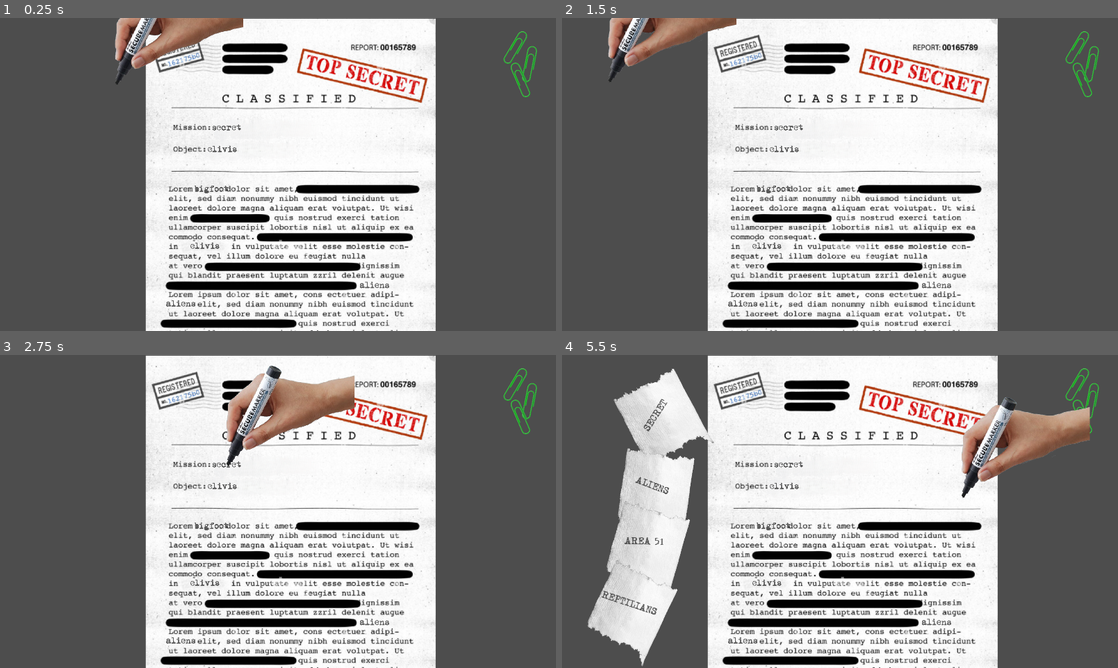
Above: before the commit, frames 1-4 (two rows, left to right).
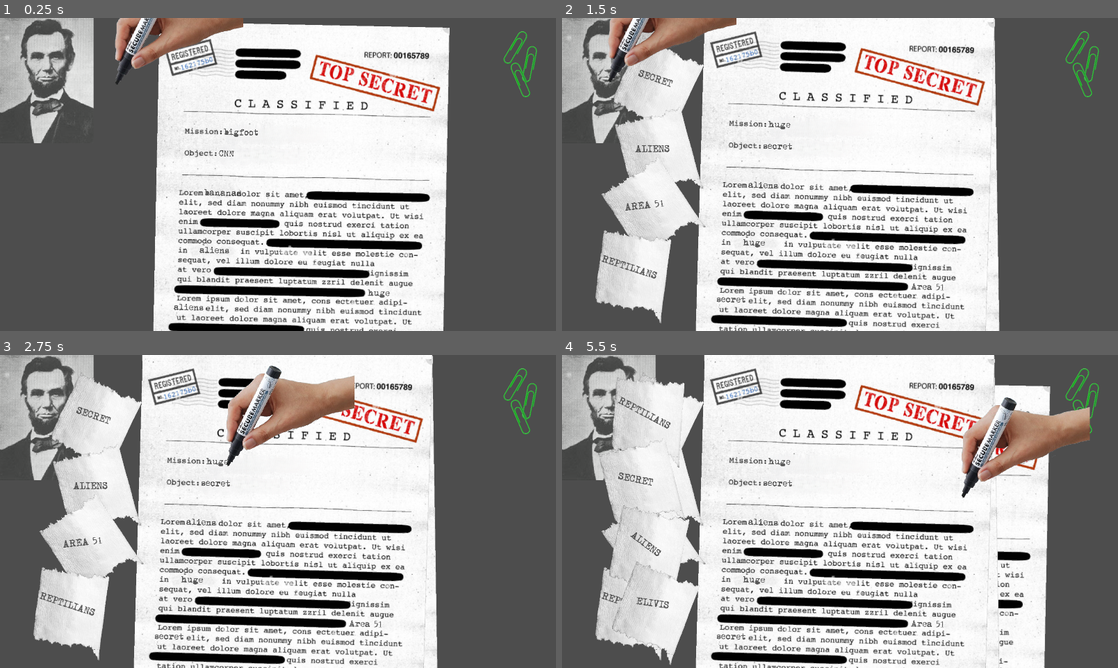
Above: after the commit, the same moments.

Repository: dx0ne/komiksjam2026
Game: Godot game, scene res://game.tscn
The game is run twice, just before and just after one commit, with the same random seed, the same clock (stepped at 60 frames per second) and the same inputs.
Inputs (mouse positions are in pixels of both pictures, inside the frame that each line leads up to):
- Up to frame 1 (0.25 s): no input
- Up to frame 2 (1.5 s): click (789, 127) at 0.52 s; click (606, 80) at 1.27 s
- Up to frame 3 (2.75 s): click (227, 464) at 2.02 s
- Up to frame 4 (5.5 s): click (606, 417) at 2.77 s; click (789, 464) at 3.52 s; click (606, 417) at 4.27 s; tap Enter at 5 s; move the mouse to (962, 495) at 5.02 s; hold 1 (rand_toilet_msg) from 5.03 s (still down); click (962, 495) at 5.17 s; tap Space (next_document, bound only after the commit) at 5.3 s

The runs differ from the first frame. In frame 1, 27% of the frame differs, in the area x 0-81%, y 0-100%; in frame 2, 29%; in frame 3, 28%; in frame 4, 31%, in the area x 0-88%, y 0-100%.
Error after the commit: Out of bounds set index '-1' (on base: 'PackedColorArray') (res://lines.gd:34)

Commit message:
label fixes and genrating papers and toiltes

Diff:
--- a/potty-secret/WordManager.gd
+++ b/potty-secret/WordManager.gd
@@ -4,6 +4,8 @@
 #var master_list: Array[String] = ["AAAAA", "BBBBB", "CCCCC", "DDDDD", "EEEEE", "FFFF"]
 
 var active_queue: Array[String] = []
+
+var current_toilet_words:Array[String] = [];
 
 func get_next_batch(count: int = 4) -> Array[String]:
 	if active_queue.size() < count:
--- a/potty-secret/game.gd
+++ b/potty-secret/game.gd
@@ -1,6 +1,6 @@
 extends Node2D
 
-@onready var node_2d: Node2D = $paper_node2d;
+
 @onready var marker: Node2D = $marker_Node2D;
 
 var viewport_size:Vector2;
@@ -9,22 +9,37 @@
 var line_color:Color = Color(Color.CRIMSON);
 
 const TOILET_SCN = preload("res://toilet_msg.tscn");
+const PAPER_SCN = preload("res://paper.tscn");
+
+var papers:Array[Paper];
+var current_paper_idx:int=-1;
+var paper_node: Node2D;;
+
+var current_words:Array[String];
 
 func _input(event):
 	if event.is_action_pressed("quit"):
 		get_tree().quit();
 	if event.is_action_pressed("rand_toilet_msg"):
 		new_tolilet_msgs();
+	if event.is_action_pressed("rand_document"):
+		add_document();
+	if event.is_action_pressed("next_document"):
+		next_document();
 	if event is InputEventMouseButton:
 		if event.button_index == MOUSE_BUTTON_WHEEL_UP and event.pressed:
-			node_2d.position.y+=50*event.factor;
-			node_2d.position.y= min(0,node_2d.position.y);
+			paper_node.position.y+=50*event.factor;
+			paper_node.position.y= min(0,paper_node.position.y);
 		if event.button_index == MouseButton.MOUSE_BUTTON_WHEEL_DOWN and event.pressed and not Input.is_mouse_button_pressed(MouseButton.MOUSE_BUTTON_LEFT):
-			node_2d.position.y-=50*event.factor;
-			node_2d.position.y = max(node_2d.position.y, -1*(node_2d.get_height() - viewport_size.y));
+			paper_node.position.y-=50*event.factor;
+			paper_node.position.y = max(paper_node.position.y, -1*(paper_node.get_height() - viewport_size.y));
 
 func _on_ready() -> void:
 	viewport_size = get_viewport().get_visible_rect().size;
+	for i in range(3):
+		add_document();
+		await get_tree().create_timer(0.3).timeout
+	new_tolilet_msgs();
 	pass # Replace with function body.
 
 func _on_draw() -> void:
@@ -46,6 +61,7 @@
 	var y_spacer = viewport_size.y*(1.0-y_pad_perct) / max_msgs;
 
 	var words = WordManager.get_next_batch(max_msgs);
+	WordManager.current_toilet_words=words;
 
 	for i in range(max_msgs):
 		var toilet_msg = TOILET_SCN.instantiate()
@@ -62,3 +78,70 @@
 		tween.tween_property(toilet_msg, "position:x", target_x, 0.6)\
 			.set_trans(Tween.TRANS_QUART).set_ease(Tween.EASE_OUT)
 	pass
+
+func add_document() -> void:
+	var paper = PAPER_SCN.instantiate()
+	%papers_container.add_child(paper);
+	paper_node = paper;
+	papers.append(paper);
+	current_paper_idx = papers.size()-1;
+	var tween = create_tween();
+	paper_node.position += Vector2(200,100);
+	var offset_pos = Vector2(randf_range(-30.0,0), randf_range(-30.0,0));
+	tween.tween_property(paper_node, "position", offset_pos, 0.3)\
+		.set_trans(Tween.TRANS_SINE).set_ease(Tween.EASE_IN)
+	pass
+
+func next_document() -> void:
+	papers[current_paper_idx].process_mode = Node.PROCESS_MODE_DISABLED;
+	current_paper_idx+=1;
+	if(current_paper_idx >= papers.size()):
+		current_paper_idx=0;
+	#%papers_container.move_child(papers[current_paper_idx], -1);
+	paper_node = papers[current_paper_idx]
+	paper_node.process_mode = Node.PROCESS_MODE_INHERIT;
+	var tween = create_tween();
+	var original_pos = Vector2(randf_range(-30.0,0), randf_range(-30.0,0));#papers[current_paper_idx].position;
+	var offset_pos = original_pos + Vector2(200,100);
+
+	var trans_time:float = 0.2;
+
+	tween.set_parallel(true)
+	tween.tween_property(paper_node, "position", offset_pos, trans_time)\
+		.set_trans(Tween.TRANS_SINE).set_ease(Tween.EASE_OUT)
+	#tween.tween_property(paper_node, "scale", Vector2(1.1, 1.1), 0.3)
+
+	tween.set_parallel(false)
+	tween.tween_callback(%papers_container.move_child.bind(paper_node, -1));
+
+	tween.set_parallel(true)
+	tween.tween_property(paper_node, "position", original_pos, trans_time)\
+		.set_trans(Tween.TRANS_SINE).set_ease(Tween.EASE_IN)
+	#tween.tween_property(paper_node, "scale", Vector2(1, 1), trans_time)
+	pass
+
+func _on_gimme_toilet_btn_gui_input(event: InputEvent) -> void:
+	if event is InputEventMouseButton:
+		if event.button_index == MOUSE_BUTTON_RIGHT and event.pressed:
+			toilet_pull();
+	pass # Replace with function body.
+
+func toilet_pull() -> void:
+
+	var tween = create_tween();
+	var original_pos = Vector2(0,0);
+	var offset_pos = original_pos + Vector2(0,100);
+
+	var trans_time:float = 0.2;
+
+	#tween.set_parallel(true)
+	tween.tween_property(%gimme_toilet_btn, "position", offset_pos, trans_time)\
+		.set_trans(Tween.TRANS_SINE).set_ease(Tween.EASE_OUT)
+	#tween.tween_property(paper_node, "scale", Vector2(1.1, 1.1), 0.3)
+
+	#tween.set_parallel(false)
+
+	tween.tween_property(%gimme_toilet_btn, "position", original_pos, trans_time)\
+		.set_trans(Tween.TRANS_SINE).set_ease(Tween.EASE_IN)
+	tween.tween_callback(new_tolilet_msgs);
+	pass
--- a/potty-secret/game.tscn
+++ b/potty-secret/game.tscn
@@ -3,13 +3,18 @@
 [ext_resource type="PackedScene" uid="uid://bcjerb5lw5qt3" path="res://paper.tscn" id="1_80nbo"]
 [ext_resource type="Script" uid="uid://dl7j6u4gf2v17" path="res://game.gd" id="1_e2o6t"]
 [ext_resource type="PackedScene" uid="uid://be4ckl5tcikud" path="res://item_draggable.tscn" id="3_feb5d"]
+[ext_resource type="Texture2D" uid="uid://bcjt8jc1hyu5k" path="res://art/photo_temp.png" id="4_7jktm"]
 [ext_resource type="PackedScene" uid="uid://coi6b8h5bhedp" path="res://marker.tscn" id="5_7jktm"]
 
 [node name="RootNode" type="Node2D" unique_id=532590790]
 script = ExtResource("1_e2o6t")
 
-[node name="paper_node2d" parent="." unique_id=1504223162 instance=ExtResource("1_80nbo")]
-position = Vector2(503, 3)
+[node name="papers_container" type="Node2D" parent="." unique_id=2081387175]
+unique_name_in_owner = true
+position = Vector2(514, 0)
+
+[node name="paper_node2d" parent="papers_container" unique_id=1504223162 instance=ExtResource("1_80nbo")]
+visible = false
 
 [node name="paperclip_node2d" parent="." unique_id=1130567401 instance=ExtResource("3_feb5d")]
 position = Vector2(1779.7954, 102.66668)
@@ -23,32 +28,19 @@
 position = Vector2(1798.7954, 213.66669)
 rotation = -0.41111943
 
-[node name="marker_Node2D" parent="." unique_id=1371813690 instance=ExtResource("5_7jktm")]
-position = Vector2(-23, 9)
-
-[node name="TextureButton" type="TextureButton" parent="." unique_id=1318594853]
+[node name="gimme_toilet_btn" type="TextureButton" parent="." unique_id=1318594853]
+unique_name_in_owner = true
 offset_right = 40.0
 offset_bottom = 40.0
+texture_normal = ExtResource("4_7jktm")
 
 [node name="toilet_msgs_container" type="Node2D" parent="." unique_id=1395577949]
 unique_name_in_owner = true
 position = Vector2(277, 0)
 
-[node name="tmc_s1" type="Node2D" parent="toilet_msgs_container" unique_id=778641699]
-unique_name_in_owner = true
-position = Vector2(0, 148)
-
-[node name="tmc_s2" type="Node2D" parent="toilet_msgs_container" unique_id=1956880014]
-unique_name_in_owner = true
-position = Vector2(0, 399)
-
-[node name="tmc_s3" type="Node2D" parent="toilet_msgs_container" unique_id=170265774]
-unique_name_in_owner = true
-position = Vector2(-23, 616)
-
-[node name="tmc_s4" type="Node2D" parent="toilet_msgs_container" unique_id=295945145]
-unique_name_in_owner = true
-position = Vector2(-12, 873)
+[node name="marker_Node2D" parent="." unique_id=1371813690 instance=ExtResource("5_7jktm")]
+position = Vector2(-23, 9)
 
 [connection signal="draw" from="." to="." method="_on_draw"]
 [connection signal="ready" from="." to="." method="_on_ready"]
+[connection signal="gui_input" from="gimme_toilet_btn" to="." method="_on_gimme_toilet_btn_gui_input"]
--- a/potty-secret/lines.gd
+++ b/potty-secret/lines.gd
@@ -31,7 +31,7 @@
 			colors.append(bad_line_color);
 		else:
 			is_dragging=false;
-			colors[-1] = Color(Color.CRIMSON, 1.0);
+			colors[-1] = Color(Color.CRIMSON, 0.9);
 			queue_redraw();
 	if event is InputEventMouseMotion and is_dragging:
 		if(parent.has_point()):
@@ -63,6 +63,12 @@
 func _on_zjebane()-> void:
 	if(colors.size()==0):
 		return;
+	colors[-1] = Color(Color.CRIMSON, 0.99);
+	pass
+
+func _on_not_banned()-> void:
+	if(colors.size()==0):
+		return;
 	colors[-1] = Color(Color.CRIMSON, 1.0);
 	pass
 
@@ -71,7 +77,7 @@
 func _process(delta):
 	var changed = false
 	for i in range(colors.size()):
-		if colors[i] != Color.BLACK and colors[i].a > 0:
+		if colors[i].a < 1.0 and colors[i].a > 0:
 			if (i == colors.size()-1 and is_dragging):
 				continue;
 			else:
--- a/potty-secret/paper.gd
+++ b/potty-secret/paper.gd
@@ -9,11 +9,16 @@
 			node.on_redacted_clicked.connect(some_redacted_kliked);
 			node.on_started_good.connect(_on_started_good);
 			node.on_zjebane.connect(_on_zjebane);
+	%Sprite2D.rotation = deg_to_rad(randf_range(-2.0,2.0));
+	#%Sprite2D.position = Vector2(randf_range(-30.0,0), randf_range(-30.0,0));
 	pass # Replace with function body.
 
 func some_redacted_kliked(idname:String):
-	print(idname+" redacted");
-	(%lines as LinePainter)._on_ended_good();
+	if(WordManager.current_toilet_words.has(idname)):
+		print(idname+" redacted");
+		(%lines as LinePainter)._on_ended_good();
+	else:
+		(%lines as LinePainter)._on_not_banned();
 	pass;
 
 func get_height() -> float:
--- a/potty-secret/paper.tscn
+++ b/potty-secret/paper.tscn
@@ -9,6 +9,7 @@
 script = ExtResource("1_rhp03")
 
 [node name="Sprite2D" type="Sprite2D" parent="." unique_id=564565112]
+unique_name_in_owner = true
 clip_children = 2
 scale = Vector2(0.9291003, 0.9291002)
 texture = ExtResource("1_kq2bq")
--- a/potty-secret/project.godot
+++ b/potty-secret/project.godot
@@ -53,6 +53,16 @@
 "events": [Object(InputEventKey,"resource_local_to_scene":false,"resource_name":"","device":-1,"window_id":0,"alt_press …(191 unchanged characters)…
 ]
 }
+rand_document={
+"deadzone": 0.2,
+"events": [Object(InputEventKey,"resource_local_to_scene":false,"resource_name":"","device":-1,"window_id":0,"alt_pressed":false,"shift_pressed":false,"ctrl_pressed":false,"meta_pressed":false,"pressed":false,"keycode":0,"physical_keycode":50,"key_label":0,"unicode":50,"location":0,"echo":false,"script":null)
+]
+}
+next_document={
+"deadzone": 0.2,
+"events": [Object(InputEventKey,"resource_local_to_scene":false,"resource_name":"","device":-1,"window_id":0,"alt_pressed":false,"shift_pressed":false,"ctrl_pressed":false,"meta_pressed":false,"pressed":false,"keycode":0,"physical_keycode":32,"key_label":0,"unicode":32,"location":0,"echo":false,"script":null)
+]
+}
 
 [physics]
 
--- a/potty-secret/redact_button.tscn
+++ b/potty-secret/redact_button.tscn
@@ -8,20 +8,28 @@
 
 [node name="Label" type="Label" parent="." unique_id=1190706215]
 unique_name_in_owner = true
-offset_right = 162.0
-offset_bottom = 51.0
+offset_right = 74.0
+offset_bottom = 57.0
+size_flags_horizontal = 4
 mouse_filter = 0
-text = "OOOOOO"
+text = "###"
 label_settings = ExtResource("3_w30fr")
 
 [node name="TextureButton" type="TextureButton" parent="." unique_id=5180902]
 unique_name_in_owner = true
-offset_left = -9.0
-offset_top = -8.0
-offset_right = -9.0
-offset_bottom = -8.0
 ignore_texture_size = true
 stretch_mode = 0
+
+[node name="Control" type="Control" parent="." unique_id=1321875044]
+layout_mode = 3
+anchors_preset = 14
+anchor_top = 0.5
+anchor_right = 1.0
+anchor_bottom = 0.5
+grow_horizontal = 2
+grow_vertical = 2
+size_flags_horizontal = 3
+size_flags_vertical = 3
 
 [connection signal="ready" from="." to="." method="_on_ready"]
 [connection signal="gui_input" from="TextureButton" to="." method="_on_label_gui_input"]
--- a/potty-secret/redacted_button.gd
+++ b/potty-secret/redacted_button.gd
@@ -8,7 +8,7 @@
 
 @onready var btn:TextureButton = %TextureButton;
 
-var words = ["aliens", "elivis", "bigfoot", "reptilians", "secret", "Area 51"]
+var words = ["aliens", "elivis", "bigfoot", "reptilians", "secret", "Area 51", "CNN", "bananas", "huge"]
 var random_word = words.pick_random()
 
 var is_dragging = false
@@ -35,6 +35,8 @@
 func mix_btn_size() -> void:
 	btn.custom_minimum_size = %Label.size*1.1;
 	btn.custom_minimum_size.y*=1.1;
+	btn.position.x-=%Label.size.x*0.1*0.5;
+	btn.position.y-=%Label.size.y*0.1*0.5;
 	pass
 
 
